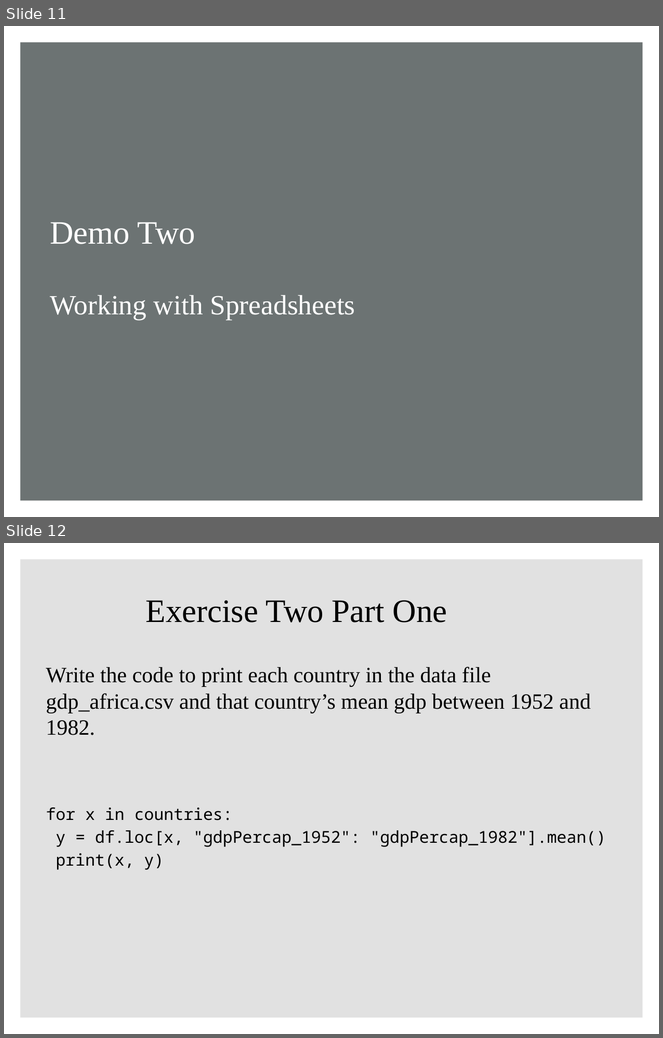
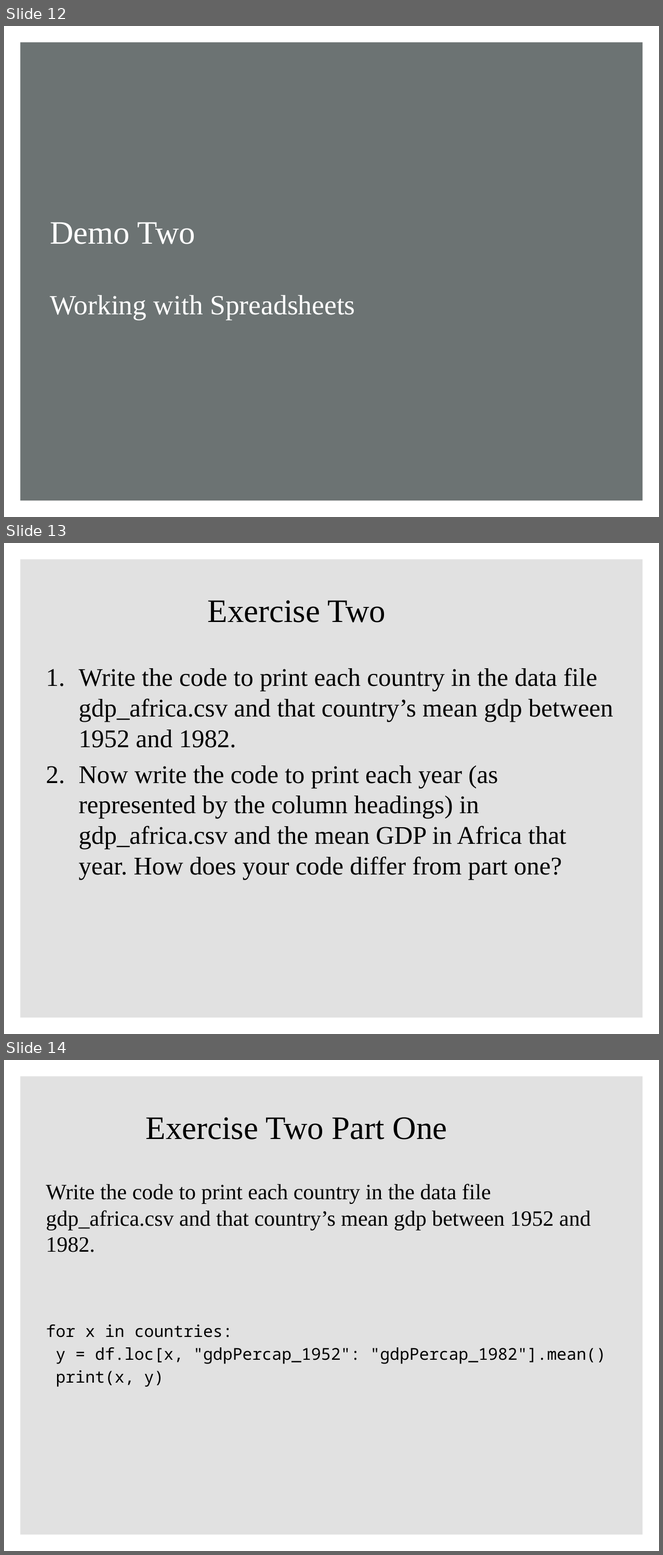
Before and after one commit to ClaudiaECarroll/Fall_24_intro_python, a slide deck: class_3/python_1_class_3.pptx. Shown one above the other, each under a label of ours: slides 11 and 12 before the commit, slides 12, 13 and 14 after it. The pictures are 663x1038 and 663x1555 pixels, drawn with LibreOffice and Linux fonts; fonts in the diff are those of the drawing; background and template pictures are left out. Boxes give left, top, right and bottom in pixels: in the first picture for what was removed or moved away, otherwise in the second. Text is boxed around its words. In the diff, an @@ line names an element or a change of style, - is before the commit and + after.

```diff
--- a/class_3/python_1_class_3.pptx
+++ b/class_3/python_1_class_3.pptx
@@ slide 13 added at [4,543,659,1034], background #FFFFFF; not listed: 1 template element that a slide beside it also shows @@
@@ title added at [208,600,386,623], 36 pt, text #000000 @@
+Exercise Two
@@ text added at [79,668,613,880], 28 pt, text #000000 @@
+1. Write the code to print each country in the data file gdp_africa.csv and that country’s mean gdp between 1952 and 1982.
+2. Now write the code to print each year (as represented by the column headings) in gdp_africa.csv and the mean GDP in Africa that year. How does your code differ from part one?
@@ what was slide 11 is now slide 12 @@
@@ what was slide 12 is now slide 14 @@
```
Also in this commit, not shown: 1 slide changed, 1 other slide added.
